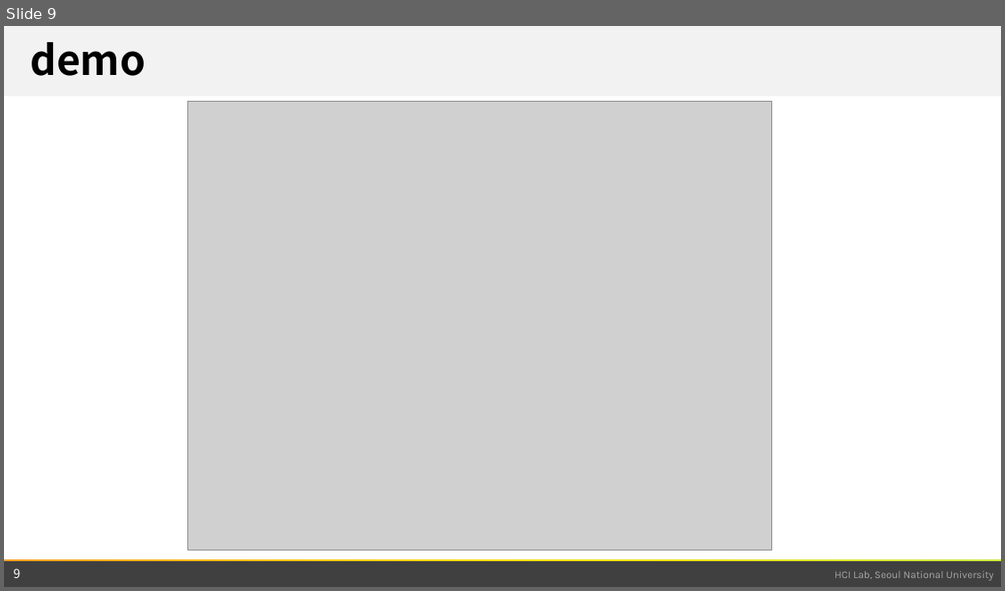
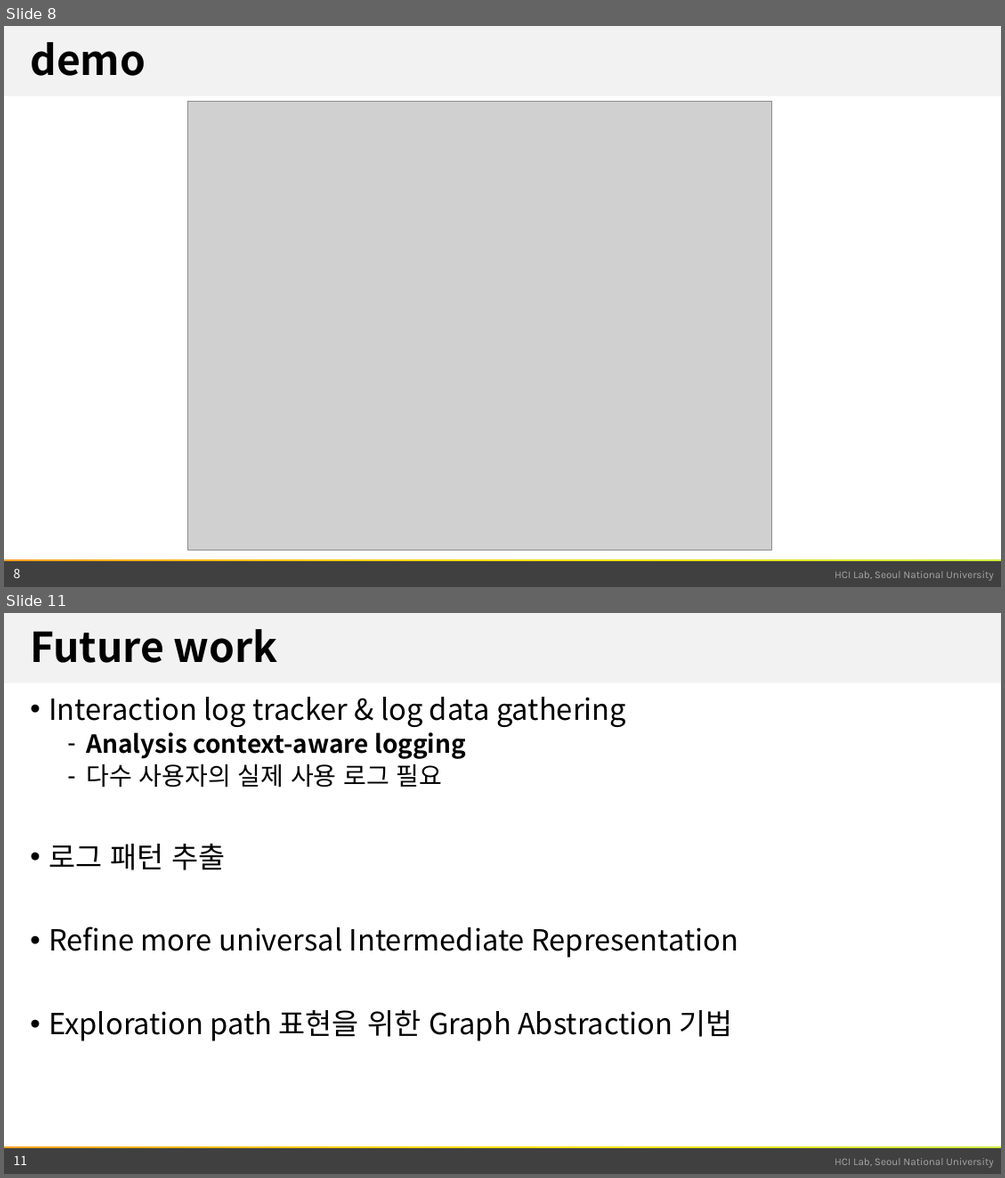
Before and after one commit to snu-infovis-2017/ReVA, a slide deck: term_project.pptx. Shown one above the other, each under a label of ours: slide 9 before the commit, slides 8 and 11 after it; the slides between them are not shown. The pictures are 1005x591 and 1005x1178 pixels, drawn with LibreOffice and Linux fonts; fonts in the diff are those of the drawing; grey boxes stand for pictures; background and template pictures are left out. Boxes give left, top, right and bottom in pixels: in the first picture for what was removed or moved away, otherwise in the second. Text is boxed around its words. In the diff, an @@ line names an element or a change of style, - is before the commit and + after.

```diff
--- a/term_project.pptx
+++ b/term_project.pptx
@@ slide 11 added at [4,613,1001,1174], background #FFFFFF; not listed: 4 template elements that a slide beside it also shows @@
@@ title added at [30,629,277,663], 39.6 pt, text #000000, bold @@
+Future work
@@ text added at [48,697,738,1041], 28 pt, text #000000 @@
+• Interaction log tracker & log data gathering
+  – Analysis context-aware logging
+  – 다수 사용자의 실제 사용 로그 필요
+• 로그 패턴 추출
+• Refine more universal Intermediate Representation
+• Exploration path 표현을 위한 Graph Abstraction 기법
@@ page number added at [14,1155,28,1165], 12 pt, text #FFFFFF @@
+11
@@ what was slide 9 is now slide 8 @@
```
Also in this commit, not shown: 5 slides changed, 3 other slides added, 7 slides removed.
